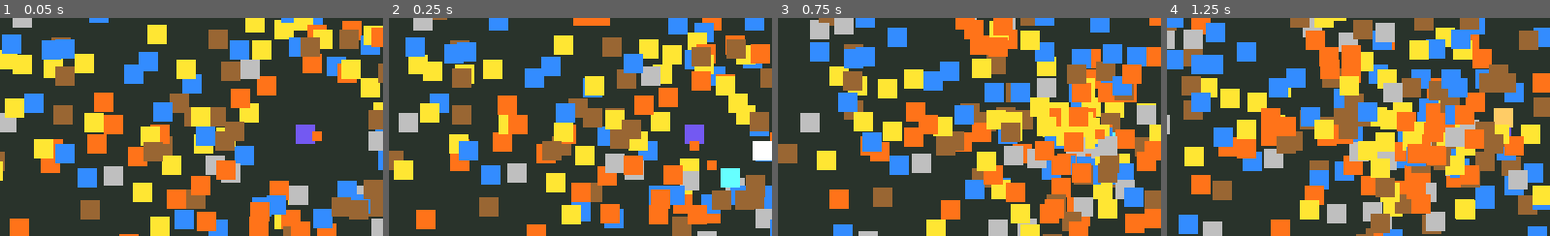
Above: before the commit, frames 1-4 (left to right).
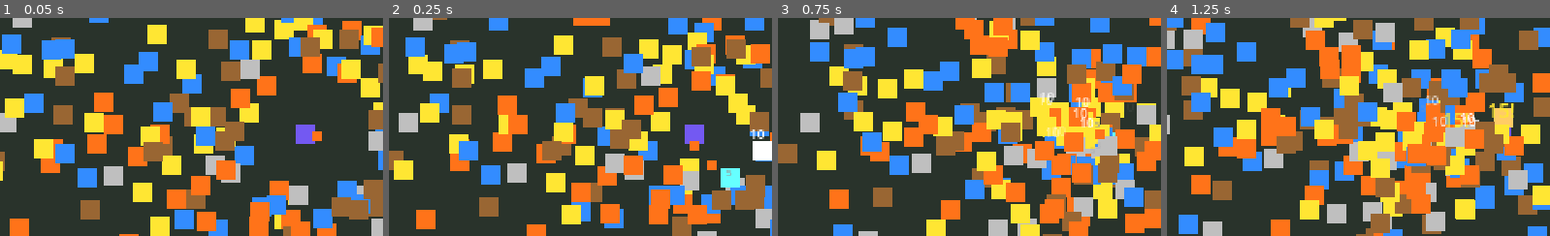
Above: after the commit, the same moments.

Repository: JTexpo/GODOT-SpellCraft-Survivors
Game: Godot game, scene res://scenes/world/stress_test.tscn
Same seed, same stepped clock (60 frames per second), same inputs: the game is played once before the commit and once after it. This scene is started directly instead of the project's main scene.
Inputs (mouse positions are % of the whole screen's width and height, from its top left):
- Up to frame 1 (0.05 s): no input
- Up to frame 2 (0.25 s): no input
- Up to frame 3 (0.75 s): tap Enter at 0.5 s; move the mouse to (73, 45) at 0.52 s; press the mouse at (73, 45) at 0.53 s; hold D (move_right) from 0.53 s (still down)
- Up to frame 4 (1.25 s): keep holding D (move_right)
The pictures show only the part of the screen within x 11-61%, y 23-73%; the shares and areas given below are measured in that part.

Frame 1 is identical in both runs. In frame 2, 0.1% of the frame differs, in the area x 88-98%, y 51-73%; in frame 3, 0.7%; in frame 4, 0.8%, in the area x 67-91%, y 35-51%.

Commit message:
feat: damage numbers wired into Main and the stress test
Co-Authored-By: Claude Sonnet 5.5 <noreply@anthropic.com>

Diff:
--- a/scenes/main/main.tscn
+++ b/scenes/main/main.tscn
@@ -10,6 +10,7 @@
 [ext_resource type="PackedScene" path="res://scenes/ui/death_screen.tscn" id="7"]
 [ext_resource type="PackedScene" path="res://scenes/ui/spell_bar.tscn" id="8"]
 [ext_resource type="PackedScene" path="res://scenes/ui/target_reticle.tscn" id="9"]
+[ext_resource type="Script" path="res://scripts/ui/damage_numbers.gd" id="10"]
 
 [node name="Main" type="Node2D"]
 script = ExtResource("0")
@@ -31,6 +32,9 @@
 
 [node name="TargetReticle" parent="." instance=ExtResource("9")]
 
+[node name="DamageNumbers" type="Node2D" parent="."]
+script = ExtResource("10")
+
 [node name="TouchControls" parent="." instance=ExtResource("4")]
 
 [node name="Hud" type="CanvasLayer" parent="."]
--- a/scenes/world/stress_test.tscn
+++ b/scenes/world/stress_test.tscn
@@ -5,6 +5,7 @@
 [ext_resource type="PackedScene" path="res://scenes/player/player.tscn" id="3"]
 [ext_resource type="Script" path="res://scripts/systems/enemy_spawner.gd" id="4"]
 [ext_resource type="Resource" path="res://resources/spawning/default_spawn_config.tres" id="5"]
+[ext_resource type="Script" path="res://scripts/ui/damage_numbers.gd" id="6"]
 
 [node name="StressTest" type="Node2D"]
 script = ExtResource("1")
@@ -24,6 +25,9 @@
 limit_right = 960
 limit_bottom = 540
 
+[node name="DamageNumbers" type="Node2D" parent="."]
+script = ExtResource("6")
+
 [node name="Hud" type="CanvasLayer" parent="."]
 
 [node name="Label" type="Label" parent="Hud"]
--- a/scripts/dev/stress_test.gd
+++ b/scripts/dev/stress_test.gd
@@ -39,12 +39,14 @@
 @onready var _player: Player = $Player
 @onready var _loadout: SpellLoadout = $Player/SpellLoadout
 @onready var _label: Label = $Hud/Label
+@onready var _damage_numbers: DamageNumbers = $DamageNumbers
 
 
 func _ready() -> void:
 	_read_command_line()
 	_rng.randomize()
 	_spawner.set_process(false)
+	_spawner.enemy_damaged.connect(_damage_numbers.show_number)
 	_player.health.set_max_health(1.0e9)
 	_loadout.slots[0] = SpellInstance.new(_stress_spell())
 	_loadout.select(0)
--- a/scripts/main/main.gd
+++ b/scripts/main/main.gd
@@ -7,6 +7,8 @@
 @onready var _health_bar: HealthBar = $Hud/HealthBar
 @onready var _spell_bar: SpellBar = $Hud/SpellBar
 @onready var _reticle: TargetReticle = $TargetReticle
+@onready var _spawner: EnemySpawner = $EnemySpawner
+@onready var _damage_numbers: DamageNumbers = $DamageNumbers
 
 
 func _ready() -> void:
@@ -16,6 +18,7 @@
 	_player.died.connect(_spell_bar.hide)
 	_spell_bar.bind(_player.loadout)
 	_reticle.bind(_player)
+	_spawner.enemy_damaged.connect(_damage_numbers.show_number)
 	_spell_bar.slot_pressed.connect(_player.loadout.select)
 
 
--- a/scripts/ui/damage_numbers.gd
+++ b/scripts/ui/damage_numbers.gd
@@ -44,13 +44,13 @@
 		draw_string(font, at, number["text"], HORIZONTAL_ALIGNMENT_CENTER, LABEL_WIDTH, style["size"], color)
 
 
-## `position` is global. `effect` is an ElementTable.Effect.
-func show_number(position: Vector2, amount: float, effect: int) -> void:
+## `world_position` is global. `effect` is an ElementTable.Effect.
+func show_number(world_position: Vector2, amount: float, effect: int) -> void:
 	var style := style_for(effect)
 	if _numbers.size() >= POOL_SIZE:
 		_numbers.remove_at(0)
 	_numbers.append({
-		"position": position,
+		"position": world_position,
 		"text": str(maxi(roundi(amount), 1)) + style["suffix"],
 		"style": style,
 		"age": 0.0,
--- a/tests/test_main.gd
+++ b/tests/test_main.gd
@@ -59,3 +59,16 @@
 	assert_not_null(reticle)
 	reticle._process(0.0)
 	assert_false(reticle.visible)
+
+
+func test_enemy_hits_show_damage_numbers_but_player_hits_do_not() -> void:
+	var main := load("res://scenes/main/main.tscn").instantiate() as Main
+	add_child_autofree(main)
+	var numbers := main.get_node("DamageNumbers") as DamageNumbers
+	var spawner := main.get_node("EnemySpawner") as EnemySpawner
+	var enemy := spawner.spawn_at(Vector2(100, 100))
+	(enemy.get_node("HurtboxComponent") as HurtboxComponent).receive_hit(10.0, Vector2.ZERO, 0.0, SpellData.Element.FIRE)
+	assert_eq(numbers.active_count(), 1)
+	var player := main.get_node("Player") as Player
+	(player.get_node("HurtboxComponent") as HurtboxComponent).receive_hit(10.0, Vector2.ZERO)
+	assert_eq(numbers.active_count(), 1)
